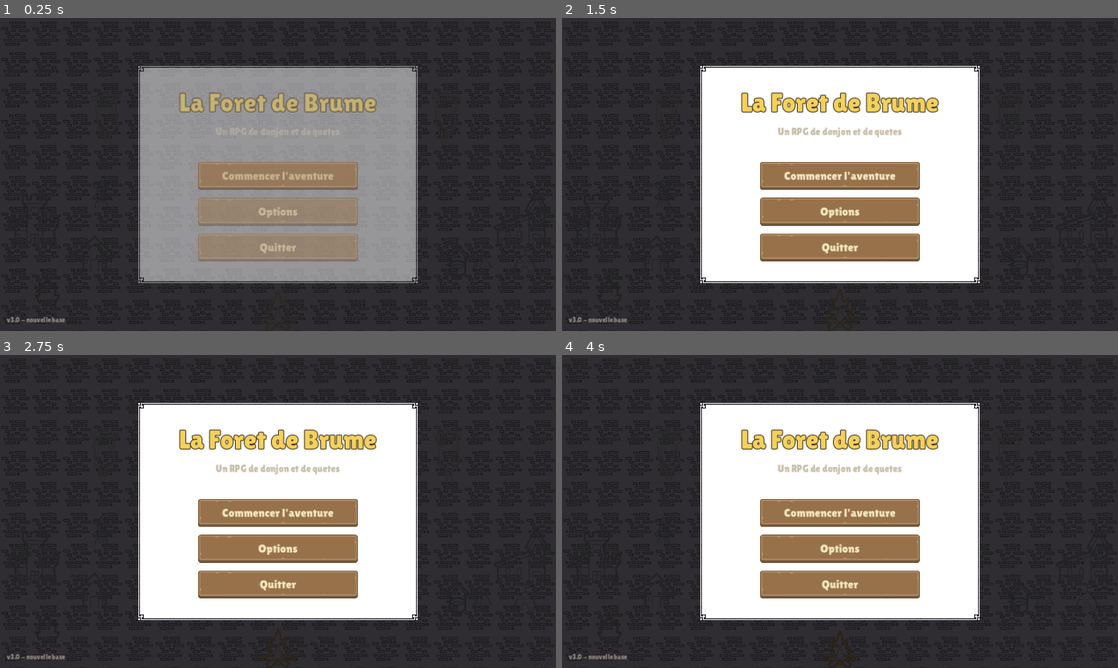
Above: before the commit, frames 1-4 (two rows, left to right).
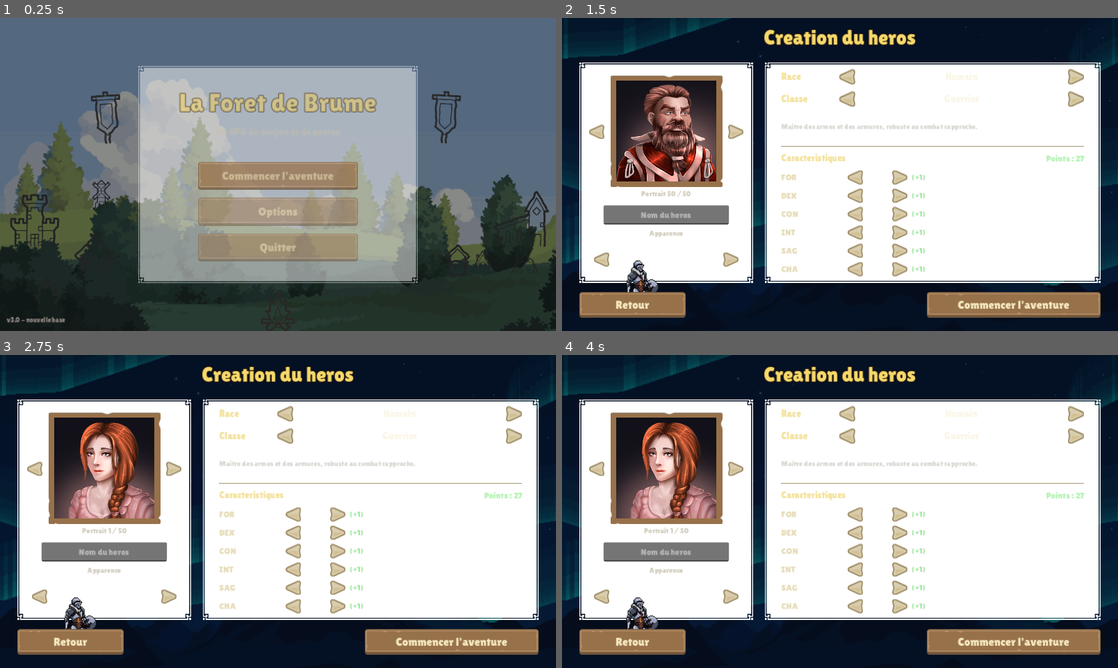
Above: after the commit, the same moments.

Repository: libertysand1982-png/Sand
Game: Godot game, scene res://scenes/MainMenu.tscn
Two runs of this game, one before a commit and one after it. Both use one fixed random seed, a clock stepped at 60 frames per second and the inputs below.
Inputs (mouse positions are in pixels of both pictures, inside the frame that each line leads up to):
- Up to frame 1 (0.25 s): no input
- Up to frame 2 (1.5 s): click "Commencer l'aventure" at 0.5 s; click (595, 130) at 1.27 s
- Up to frame 3 (2.75 s): click (172, 467) at 2.02 s
- Up to frame 4 (4 s): click (600, 596) at 2.77 s; click (728, 596) at 3.52 s

The runs differ from the first frame. In frame 1, 62% of the frame differs, in the area x 0-100%, y 0-100%; in frame 2, 77%; in frame 3, 78%; in frame 4, 78%.

Commit message:
Background foret pour le menu + ecran de creation de personnage D&D
Menu
- Remplace le fond mur de pierre par un decor foret pixel-art (nature_4)
- Vignette adoucie ; "Commencer l'aventure" mene a la creation de personnage

Creation de personnage (CharacterCreation)
- Fond aurore pixel-art, UI Kenney (panneaux, fleches, boutons textures)
- Selection de portrait parmi 50 (fleches, apercu encadre)
- Apercu chevalier anime (sprites Knight idle, 3 variantes)
- Choix de race (6, avec bonus de caracteristiques) et de classe (8, avec description)
- Caracteristiques D&D par achat de points (27 pts, 8-15, table de couts 5e),
  totaux avec bonus racial, compteur de points restants
- Champ nom ; boutons Retour / Commencer ; sons survol+clic
- Autoload CharacterData pour conserver le heros cree

Co-Authored-By: Claude Opus 4.8 <noreply@anthropic.com>
Claude-Session: https://claude.ai/code/session_01TLGVXnnqbKy8wnyLpkQH7c

Diff:
--- a/foret_de_brume/project.godot
+++ b/foret_de_brume/project.godot
@@ -14,6 +14,7 @@
 [autoload]
 
 Audio="*res://scripts/Audio.gd"
+CharacterData="*res://scripts/CharacterData.gd"
 
 [display]
 
--- /dev/null
+++ b/foret_de_brume/scenes/CharacterCreation.tscn
@@ -0,0 +1,320 @@
+[gd_scene load_steps=8 format=3 uid="uid://foretcreation01"]
+
+[ext_resource type="Script" path="res://scripts/CharacterCreation.gd" id="1_crea"]
+[ext_resource type="Texture2D" path="res://assets/bg/nature_aurora.png" id="2_bg"]
+[ext_resource type="Texture2D" path="res://assets/ui/panel.png" id="3_panel"]
+[ext_resource type="Texture2D" path="res://assets/ui/panelInset_brown.png" id="4_inset"]
+[ext_resource type="Texture2D" path="res://assets/ui/arrowBeige_left.png" id="5_aleft"]
+[ext_resource type="Texture2D" path="res://assets/ui/arrowBeige_right.png" id="6_aright"]
+[ext_resource type="FontFile" path="res://assets/fonts/lilita_one_regular.ttf" id="7_font"]
+
+[node name="CharacterCreation" type="Control"]
+layout_mode = 3
+anchors_preset = 15
+anchor_right = 1.0
+anchor_bottom = 1.0
+script = ExtResource("1_crea")
+
+[node name="Fond" type="TextureRect" parent="."]
+layout_mode = 1
+anchors_preset = 15
+anchor_right = 1.0
+anchor_bottom = 1.0
+texture = ExtResource("2_bg")
+stretch_mode = 0
+modulate = Color(0.72, 0.74, 0.85, 1)
+
+[node name="Voile" type="ColorRect" parent="."]
+layout_mode = 1
+anchors_preset = 15
+anchor_right = 1.0
+anchor_bottom = 1.0
+color = Color(0.03, 0.03, 0.07, 0.5)
+
+[node name="Titre" type="Label" parent="."]
+layout_mode = 1
+anchor_right = 1.0
+offset_top = 16.0
+offset_bottom = 78.0
+theme_override_colors/font_color = Color(0.96, 0.85, 0.42, 1)
+theme_override_colors/font_outline_color = Color(0.15, 0.09, 0.04, 1)
+theme_override_constants/outline_size = 6
+theme_override_fonts/font = ExtResource("7_font")
+theme_override_font_sizes/font_size = 42
+text = "Creation du heros"
+horizontal_alignment = 1
+
+[node name="PanneauGauche" type="NinePatchRect" parent="."]
+layout_mode = 1
+offset_left = 36.0
+offset_top = 92.0
+offset_right = 396.0
+offset_bottom = 548.0
+texture = ExtResource("3_panel")
+patch_margin_left = 16
+patch_margin_top = 16
+patch_margin_right = 16
+patch_margin_bottom = 16
+
+[node name="CadrePortrait" type="NinePatchRect" parent="PanneauGauche"]
+offset_left = 64.0
+offset_top = 26.0
+offset_right = 296.0
+offset_bottom = 258.0
+texture = ExtResource("4_inset")
+patch_margin_left = 16
+patch_margin_top = 16
+patch_margin_right = 16
+patch_margin_bottom = 16
+
+[node name="Portrait" type="TextureRect" parent="PanneauGauche/CadrePortrait"]
+layout_mode = 1
+anchors_preset = 15
+anchor_right = 1.0
+anchor_bottom = 1.0
+offset_left = 12.0
+offset_top = 12.0
+offset_right = -12.0
+offset_bottom = -12.0
+expand_mode = 1
+stretch_mode = 5
+
+[node name="FlechePortraitG" type="TextureButton" parent="PanneauGauche"]
+offset_left = 20.0
+offset_top = 128.0
+offset_right = 52.0
+offset_bottom = 160.0
+texture_normal = ExtResource("5_aleft")
+ignore_texture_size = true
+stretch_mode = 5
+
+[node name="FlechePortraitD" type="TextureButton" parent="PanneauGauche"]
+offset_left = 308.0
+offset_top = 128.0
+offset_right = 340.0
+offset_bottom = 160.0
+texture_normal = ExtResource("6_aright")
+ignore_texture_size = true
+stretch_mode = 5
+
+[node name="LabelPortrait" type="Label" parent="PanneauGauche"]
+offset_left = 64.0
+offset_top = 262.0
+offset_right = 296.0
+offset_bottom = 286.0
+theme_override_colors/font_color = Color(0.82, 0.8, 0.74, 1)
+theme_override_font_sizes/font_size = 15
+text = "Portrait 1 / 50"
+horizontal_alignment = 1
+
+[node name="ChampNom" type="LineEdit" parent="PanneauGauche"]
+offset_left = 50.0
+offset_top = 296.0
+offset_right = 310.0
+offset_bottom = 336.0
+theme_override_font_sizes/font_size = 18
+placeholder_text = "Nom du heros"
+alignment = 1
+max_length = 18
+
+[node name="LabelApparence" type="Label" parent="PanneauGauche"]
+offset_left = 64.0
+offset_top = 344.0
+offset_right = 296.0
+offset_bottom = 366.0
+theme_override_colors/font_color = Color(0.82, 0.8, 0.74, 1)
+theme_override_font_sizes/font_size = 15
+text = "Apparence"
+horizontal_alignment = 1
+
+[node name="Chevalier" type="Sprite2D" parent="PanneauGauche"]
+position = Vector2(180, 410)
+scale = Vector2(1.7, 1.7)
+hframes = 4
+
+[node name="FlecheChevalierG" type="TextureButton" parent="PanneauGauche"]
+offset_left = 30.0
+offset_top = 392.0
+offset_right = 62.0
+offset_bottom = 424.0
+texture_normal = ExtResource("5_aleft")
+ignore_texture_size = true
+stretch_mode = 5
+
+[node name="FlecheChevalierD" type="TextureButton" parent="PanneauGauche"]
+offset_left = 298.0
+offset_top = 392.0
+offset_right = 330.0
+offset_bottom = 424.0
+texture_normal = ExtResource("6_aright")
+ignore_texture_size = true
+stretch_mode = 5
+
+[node name="PanneauDroit" type="NinePatchRect" parent="."]
+layout_mode = 1
+offset_left = 420.0
+offset_top = 92.0
+offset_right = 1116.0
+offset_bottom = 548.0
+texture = ExtResource("3_panel")
+patch_margin_left = 16
+patch_margin_top = 16
+patch_margin_right = 16
+patch_margin_bottom = 16
+
+[node name="Marges" type="MarginContainer" parent="PanneauDroit"]
+layout_mode = 1
+anchors_preset = 15
+anchor_right = 1.0
+anchor_bottom = 1.0
+theme_override_constants/margin_left = 34
+theme_override_constants/margin_top = 26
+theme_override_constants/margin_right = 34
+theme_override_constants/margin_bottom = 26
+
+[node name="Colonne" type="VBoxContainer" parent="PanneauDroit/Marges"]
+layout_mode = 2
+theme_override_constants/separation = 12
+
+[node name="LigneRace" type="HBoxContainer" parent="PanneauDroit/Marges/Colonne"]
+layout_mode = 2
+theme_override_constants/separation = 10
+
+[node name="Etiquette" type="Label" parent="PanneauDroit/Marges/Colonne/LigneRace"]
+custom_minimum_size = Vector2(110, 0)
+layout_mode = 2
+theme_override_colors/font_color = Color(0.95, 0.88, 0.6, 1)
+theme_override_font_sizes/font_size = 20
+text = "Race"
+vertical_alignment = 1
+
+[node name="FlecheG" type="TextureButton" parent="PanneauDroit/Marges/Colonne/LigneRace"]
+custom_minimum_size = Vector2(34, 34)
+layout_mode = 2
+size_flags_vertical = 4
+texture_normal = ExtResource("5_aleft")
+ignore_texture_size = true
+stretch_mode = 5
+
+[node name="Valeur" type="Label" parent="PanneauDroit/Marges/Colonne/LigneRace"]
+layout_mode = 2
+size_flags_horizontal = 3
+theme_override_colors/font_color = Color(0.98, 0.96, 0.9, 1)
+theme_override_font_sizes/font_size = 20
+text = "Humain"
+horizontal_alignment = 1
+vertical_alignment = 1
+
+[node name="FlecheD" type="TextureButton" parent="PanneauDroit/Marges/Colonne/LigneRace"]
+custom_minimum_size = Vector2(34, 34)
+layout_mode = 2
+size_flags_vertical = 4
+texture_normal = ExtResource("6_aright")
+ignore_texture_size = true
+stretch_mode = 5
+
+[node name="LigneClasse" type="HBoxContainer" parent="PanneauDroit/Marges/Colonne"]
+layout_mode = 2
+theme_override_constants/separation = 10
+
+[node name="Etiquette" type="Label" parent="PanneauDroit/Marges/Colonne/LigneClasse"]
+custom_minimum_size = Vector2(110, 0)
+layout_mode = 2
+theme_override_colors/font_color = Color(0.95, 0.88, 0.6, 1)
+theme_override_font_sizes/font_size = 20
+text = "Classe"
+vertical_alignment = 1
+
+[node name="FlecheG" type="TextureButton" parent="PanneauDroit/Marges/Colonne/LigneClasse"]
+custom_minimum_size = Vector2(34, 34)
+layout_mode = 2
+size_flags_vertical = 4
+texture_normal = ExtResource("5_aleft")
+ignore_texture_size = true
+stretch_mode = 5
+
+[node name="Valeur" type="Label" parent="PanneauDroit/Marges/Colonne/LigneClasse"]
+layout_mode = 2
+size_flags_horizontal = 3
+theme_override_colors/font_color = Color(0.98, 0.96, 0.9, 1)
+theme_override_font_sizes/font_size = 20
+text = "Guerrier"
+horizontal_alignment = 1
+vertical_alignment = 1
+
+[node name="FlecheD" type="TextureButton" parent="PanneauDroit/Marges/Colonne/LigneClasse"]
+custom_minimum_size = Vector2(34, 34)
+layout_mode = 2
+size_flags_vertical = 4
+texture_normal = ExtResource("6_aright")
+ignore_texture_size = true
+stretch_mode = 5
+
+[node name="DescriptionClasse" type="Label" parent="PanneauDroit/Marges/Colonne"]
+custom_minimum_size = Vector2(0, 56)
+layout_mode = 2
+theme_override_colors/font_color = Color(0.84, 0.84, 0.82, 1)
+theme_override_font_sizes/font_size = 15
+text = "Description"
+autowrap_mode = 3
+vertical_alignment = 1
+
+[node name="Separateur" type="ColorRect" parent="PanneauDroit/Marges/Colonne"]
+custom_minimum_size = Vector2(0, 2)
+layout_mode = 2
+color = Color(0.5, 0.42, 0.24, 0.7)
+
+[node name="EnteteStats" type="HBoxContainer" parent="PanneauDroit/Marges/Colonne"]
+layout_mode = 2
+
+[node name="Titre" type="Label" parent="PanneauDroit/Marges/Colonne/EnteteStats"]
+layout_mode = 2
+size_flags_horizontal = 3
+theme_override_colors/font_color = Color(0.95, 0.88, 0.6, 1)
+theme_override_font_sizes/font_size = 19
+text = "Caracteristiques"
+
+[node name="Points" type="Label" parent="PanneauDroit/Marges/Colonne/EnteteStats"]
+layout_mode = 2
+theme_override_colors/font_color = Color(0.7, 0.95, 0.7, 1)
+theme_override_font_sizes/font_size = 18
+text = "Points : 27"
+
+[node name="ListeStats" type="VBoxContainer" parent="PanneauDroit/Marges/Colonne"]
+layout_mode = 2
+theme_override_constants/separation = 6
+
+[node name="BtnRetour" type="Button" parent="."]
+custom_minimum_size = Vector2(220, 52)
+offset_left = 36.0
+offset_top = 568.0
+offset_right = 256.0
+offset_bottom = 620.0
+text = "Retour"
+
+[node name="BtnValider" type="Button" parent="."]
+custom_minimum_size = Vector2(360, 52)
+offset_left = 756.0
+offset_top = 568.0
+offset_right = 1116.0
+offset_bottom = 620.0
+text = "Commencer l'aventure"
+
+[node name="Message" type="Label" parent="."]
+layout_mode = 1
+anchor_left = 0.5
+anchor_top = 0.5
+anchor_right = 0.5
+anchor_bottom = 0.5
+offset_left = -300.0
+offset_top = -30.0
+offset_right = 300.0
+offset_bottom = 30.0
+theme_override_colors/font_color = Color(0.7, 0.95, 0.7, 1)
+theme_override_colors/font_outline_color = Color(0.05, 0.1, 0.05, 1)
+theme_override_constants/outline_size = 8
+theme_override_fonts/font = ExtResource("7_font")
+theme_override_font_sizes/font_size = 30
+text = ""
+horizontal_alignment = 1
+vertical_alignment = 1
--- a/foret_de_brume/scenes/MainMenu.tscn
+++ b/foret_de_brume/scenes/MainMenu.tscn
@@ -1,7 +1,7 @@
 [gd_scene load_steps=16 format=3 uid="uid://foretmenu01"]
 
 [ext_resource type="Script" path="res://scripts/MainMenu.gd" id="1_menu"]
-[ext_resource type="Texture2D" path="res://assets/bg/textureBricks.png" id="2_bricks"]
+[ext_resource type="Texture2D" path="res://assets/bg/nature_forest.png" id="2_bricks"]
 [ext_resource type="Texture2D" path="res://assets/ui/panel.png" id="3_panel"]
 [ext_resource type="FontFile" path="res://assets/fonts/lilita_one_regular.ttf" id="4_font"]
 [ext_resource type="Texture2D" path="res://assets/decor/castle.png" id="5_castle"]
@@ -28,15 +28,15 @@
 anchor_right = 1.0
 anchor_bottom = 1.0
 texture = ExtResource("2_bricks")
-stretch_mode = 1
-modulate = Color(0.34, 0.3, 0.27, 1)
+stretch_mode = 0
+modulate = Color(0.82, 0.82, 0.9, 1)
 
 [node name="Vignette" type="ColorRect" parent="."]
 layout_mode = 1
 anchors_preset = 15
 anchor_right = 1.0
 anchor_bottom = 1.0
-color = Color(0.04, 0.03, 0.06, 0.45)
+color = Color(0.04, 0.03, 0.08, 0.32)
 
 [node name="Decor" type="Control" parent="."]
 layout_mode = 1
--- /dev/null
+++ b/foret_de_brume/scripts/CharacterCreation.gd
@@ -0,0 +1,272 @@
+extends Control
+## Ecran de creation de personnage facon D&D.
+## Portrait, race, classe, caracteristiques (achat par points), apercu chevalier.
+
+const TEX_MOINS := preload("res://assets/ui/arrowBeige_left.png")
+const TEX_PLUS := preload("res://assets/ui/arrowBeige_right.png")
+
+const NB_PORTRAITS := 50
+const KNIGHTS := [
+	"res://assets/knights/knight1_idle.png",
+	"res://assets/knights/knight2_idle.png",
+	"res://assets/knights/knight3_idle.png",
+]
+
+# Achat par points facon D&D 5e.
+const POINTS_MAX := 27
+const COUT := {8: 0, 9: 1, 10: 2, 11: 3, 12: 4, 13: 5, 14: 7, 15: 9}
+
+const STAT_ORDRE := ["Force", "Dexterite", "Constitution", "Intelligence", "Sagesse", "Charisme"]
+const ABBR := {
+	"Force": "FOR", "Dexterite": "DEX", "Constitution": "CON",
+	"Intelligence": "INT", "Sagesse": "SAG", "Charisme": "CHA",
+}
+
+const RACES := [
+	{"nom": "Humain", "bonus": {"Force": 1, "Dexterite": 1, "Constitution": 1, "Intelligence": 1, "Sagesse": 1, "Charisme": 1}},
+	{"nom": "Elfe", "bonus": {"Dexterite": 2, "Intelligence": 1}},
+	{"nom": "Nain", "bonus": {"Constitution": 2, "Force": 1}},
+	{"nom": "Halfelin", "bonus": {"Dexterite": 2, "Charisme": 1}},
+	{"nom": "Demi-Orc", "bonus": {"Force": 2, "Constitution": 1}},
+	{"nom": "Tieffelin", "bonus": {"Charisme": 2, "Intelligence": 1}},
+]
+
+const CLASSES := [
+	{"nom": "Guerrier", "desc": "Maitre des armes et des armures, robuste au combat rapproche."},
+	{"nom": "Mage", "desc": "Manie la magie arcanique et des sortileges devastateurs."},
+	{"nom": "Roublard", "desc": "Furtif et agile, expert en pieges, crochetage et attaques sournoises."},
+	{"nom": "Clerc", "desc": "Servant divin qui soigne ses allies et chatie les impies."},
+	{"nom": "Rodeur", "desc": "Chasseur des terres sauvages, archer et pisteur hors pair."},
+	{"nom": "Paladin", "desc": "Chevalier sacre liant serments, magie et acier beni."},
+	{"nom": "Barde", "desc": "Artiste charismatique melant magie, ruse et inspiration."},
+	{"nom": "Barbare", "desc": "Guerrier farouche puisant sa force dans une rage primale."},
+]
+
+var _portrait_idx := 1
+var _knight_idx := 0
+var _race_idx := 0
+var _classe_idx := 0
+var _base := {}              # caracteristique -> valeur de base (8..15)
+var _labels_valeur := {}     # caracteristique -> Label (total affiche)
+var _labels_bonus := {}      # caracteristique -> Label (bonus racial)
+
+var _anim_t := 0.0
+
+@onready var _portrait: TextureRect = $PanneauGauche/CadrePortrait/Portrait
+@onready var _label_portrait: Label = $PanneauGauche/LabelPortrait
+@onready var _champ_nom: LineEdit = $PanneauGauche/ChampNom
+@onready var _chevalier: Sprite2D = $PanneauGauche/Chevalier
+@onready var _val_race: Label = $PanneauDroit/Marges/Colonne/LigneRace/Valeur
+@onready var _val_classe: Label = $PanneauDroit/Marges/Colonne/LigneClasse/Valeur
+@onready var _desc_classe: Label = $PanneauDroit/Marges/Colonne/DescriptionClasse
+@onready var _label_points: Label = $PanneauDroit/Marges/Colonne/EnteteStats/Points
+@onready var _liste_stats: VBoxContainer = $PanneauDroit/Marges/Colonne/ListeStats
+@onready var _message: Label = $Message
+
+
+func _ready() -> void:
+	for s in STAT_ORDRE:
+		_base[s] = 8
+
+	_construire_lignes_stats()
+
+	# Connexions des fleches portrait / chevalier.
+	$PanneauGauche/FlechePortraitG.pressed.connect(func(): _changer_portrait(-1))
+	$PanneauGauche/FlechePortraitD.pressed.connect(func(): _changer_portrait(1))
+	$PanneauGauche/FlecheChevalierG.pressed.connect(func(): _changer_chevalier(-1))
+	$PanneauGauche/FlecheChevalierD.pressed.connect(func(): _changer_chevalier(1))
+
+	# Race / classe.
+	$PanneauDroit/Marges/Colonne/LigneRace/FlecheG.pressed.connect(func(): _changer_race(-1))
+	$PanneauDroit/Marges/Colonne/LigneRace/FlecheD.pressed.connect(func(): _changer_race(1))
+	$PanneauDroit/Marges/Colonne/LigneClasse/FlecheG.pressed.connect(func(): _changer_classe(-1))
+	$PanneauDroit/Marges/Colonne/LigneClasse/FlecheD.pressed.connect(func(): _changer_classe(1))
+
+	# Boutons bas.
+	$BtnRetour.pressed.connect(_on_retour)
+	$BtnValider.pressed.connect(_on_valider)
+	for b in [$BtnRetour, $BtnValider]:
+		b.mouse_entered.connect(Audio.play_hover)
+
+	_maj_portrait()
+	_maj_chevalier()
+	_maj_race()
+	_maj_classe()
+	_maj_stats()
+
+
+func _process(delta: float) -> void:
+	# Animation idle du chevalier (4 images).
+	_anim_t += delta
+	if _anim_t >= 0.18:
+		_anim_t = 0.0
+		_chevalier.frame = (_chevalier.frame + 1) % 4
+
+
+# --- Construction des lignes de caracteristiques ---------------------------
+
+func _construire_lignes_stats() -> void:
+	for s in STAT_ORDRE:
+		var ligne := HBoxContainer.new()
+		ligne.add_theme_constant_override("separation", 8)
+
+		var nom := Label.new()
+		nom.text = ABBR[s]
+		nom.custom_minimum_size = Vector2(130, 0)
+		nom.add_theme_font_size_override("font_size", 18)
+		nom.add_theme_color_override("font_color", Color(0.9, 0.86, 0.72))
+		nom.vertical_alignment = VERTICAL_ALIGNMENT_CENTER
+		ligne.add_child(nom)
+
+		var moins := _fleche(TEX_MOINS)
+		moins.pressed.connect(_modifier_stat.bind(s, -1))
+		ligne.add_child(moins)
+
+		var valeur := Label.new()
+		valeur.custom_minimum_size = Vector2(44, 0)
+		valeur.add_theme_font_size_override("font_size", 20)
+		valeur.add_theme_color_override("font_color", Color(1, 1, 1))
+		valeur.horizontal_alignment = HORIZONTAL_ALIGNMENT_CENTER
+		valeur.vertical_alignment = VERTICAL_ALIGNMENT_CENTER
+		ligne.add_child(valeur)
+		_labels_valeur[s] = valeur
+
+		var plus := _fleche(TEX_PLUS)
+		plus.pressed.connect(_modifier_stat.bind(s, 1))
+		ligne.add_child(plus)
+
+		var bonus := Label.new()
+		bonus.custom_minimum_size = Vector2(70, 0)
+		bonus.add_theme_font_size_override("font_size", 15)
+		bonus.add_theme_color_override("font_color", Color(0.6, 0.9, 0.6))
+		bonus.vertical_alignment = VERTICAL_ALIGNMENT_CENTER
+		ligne.add_child(bonus)
+		_labels_bonus[s] = bonus
+
+		_liste_stats.add_child(ligne)
+
+
+func _fleche(tex: Texture2D) -> TextureButton:
+	var b := TextureButton.new()
+	b.texture_normal = tex
+	b.ignore_texture_size = true
+	b.stretch_mode = TextureButton.STRETCH_KEEP_ASPECT_CENTERED
+	b.custom_minimum_size = Vector2(32, 32)
+	b.size_flags_vertical = Control.SIZE_SHRINK_CENTER
+	return b
+
+
+# --- Logique des caracteristiques ------------------------------------------
+
+func _modifier_stat(stat: String, sens: int) -> void:
+	var v: int = _base[stat]
+	if sens > 0:
+		if v >= 15:
+			return
+		var cout: int = COUT[v + 1] - COUT[v]
+		if _points_restants() < cout:
+			return
+		_base[stat] = v + 1
+	else:
+		if v <= 8:
+			return
+		_base[stat] = v - 1
+	Audio.play_click()
+	_maj_stats()
+
+
+func _points_restants() -> int:
+	var utilises := 0
+	for s in STAT_ORDRE:
+		utilises += COUT[_base[s]]
+	return POINTS_MAX - utilises
+
+
+func _bonus_race() -> Dictionary:
+	return RACES[_race_idx]["bonus"]
+
+
+func _maj_stats() -> void:
+	var bonus := _bonus_race()
+	for s in STAT_ORDRE:
+		var b: int = bonus.get(s, 0)
+		var total: int = _base[s] + b
+		_labels_valeur[s].text = str(total)
+		_labels_bonus[s].text = "(+%d)" % b if b > 0 else ""
+	var reste := _points_restants()
+	_label_points.text = "Points : %d" % reste
+	_label_points.add_theme_color_override(
+		"font_color", Color(0.7, 0.95, 0.7) if reste > 0 else Color(0.95, 0.85, 0.5))
+
+
+# --- Portrait / chevalier / race / classe ----------------------------------
+
+func _changer_portrait(sens: int) -> void:
+	_portrait_idx = wrapi(_portrait_idx - 1 + sens, 0, NB_PORTRAITS) + 1
+	Audio.play_hover()
+	_maj_portrait()
+
+
+func _maj_portrait() -> void:
+	_portrait.texture = load("res://assets/portraits/%d.png" % _portrait_idx)
+	_label_portrait.text = "Portrait %d / %d" % [_portrait_idx, NB_PORTRAITS]
+
+
+func _changer_chevalier(sens: int) -> void:
+	_knight_idx = wrapi(_knight_idx + sens, 0, KNIGHTS.size())
+	Audio.play_hover()
+	_maj_chevalier()
+
+
+func _maj_chevalier() -> void:
+	_chevalier.texture = load(KNIGHTS[_knight_idx])
+	_chevalier.hframes = 4
+	_chevalier.frame = 0
+
+
+func _changer_race(sens: int) -> void:
+	_race_idx = wrapi(_race_idx + sens, 0, RACES.size())
+	Audio.play_click()
+	_maj_race()
+	_maj_stats()
+
+
+func _maj_race() -> void:
+	_val_race.text = RACES[_race_idx]["nom"]
+
+
+func _changer_classe(sens: int) -> void:
+	_classe_idx = wrapi(_classe_idx + sens, 0, CLASSES.size())
+	Audio.play_click()
+	_maj_classe()
+
+
+func _maj_classe() -> void:
+	_val_classe.text = CLASSES[_classe_idx]["nom"]
+	_desc_classe.text = CLASSES[_classe_idx]["desc"]
+
+
+# --- Validation / retour ---------------------------------------------------
+
+func _on_retour() -> void:
+	Audio.play_click()
+	get_tree().change_scene_to_file("res://scenes/MainMenu.tscn")
+
+
+func _on_valider() -> void:
+	Audio.play_click()
+
+	var nom := _champ_nom.text.strip_edges()
+	CharacterData.nom = nom if nom != "" else "Heros sans nom"
+	CharacterData.race_index = _race_idx
+	CharacterData.classe_index = _classe_idx
+	CharacterData.portrait_index = _portrait_idx
+	CharacterData.chevalier_index = _knight_idx
+	var bonus := _bonus_race()
+	for s in STAT_ORDRE:
+		CharacterData.stats[s] = _base[s] + bonus.get(s, 0)
+
+	_message.text = "%s, %s %s, est pret !" % [
+		CharacterData.nom, RACES[_race_idx]["nom"], CLASSES[_classe_idx]["nom"]]
+	$BtnValider.disabled = true
+	print("Personnage cree : ", CharacterData.resume(), " | stats=", CharacterData.stats)
--- /dev/null
+++ b/foret_de_brume/scripts/CharacterData.gd
@@ -0,0 +1,33 @@
+extends Node
+## Donnees du personnage joueur (autoload).
+## Conserve le heros cree a l'ecran de creation pour la suite du jeu.
+
+var nom: String = "Heros"
+var race_index: int = 0
+var classe_index: int = 0
+var portrait_index: int = 1
+var chevalier_index: int = 0
+
+# Caracteristiques D&D : FOR, DEX, CON, INT, SAG, CHA
+var stats: Dictionary = {
+	"Force": 8,
+	"Dexterite": 8,
+	"Constitution": 8,
+	"Intelligence": 8,
+	"Sagesse": 8,
+	"Charisme": 8,
+}
+
+
+func reinitialiser() -> void:
+	nom = "Heros"
+	race_index = 0
+	classe_index = 0
+	portrait_index = 1
+	chevalier_index = 0
+	for cle in stats:
+		stats[cle] = 8
+
+
+func resume() -> String:
+	return "%s — race #%d, classe #%d, portrait #%d" % [nom, race_index, classe_index, portrait_index]
--- a/foret_de_brume/scripts/MainMenu.gd
+++ b/foret_de_brume/scripts/MainMenu.gd
@@ -60,9 +60,8 @@
 
 func _on_commencer() -> void:
 	Audio.play_click()
-	# La carte du monde sera ajoutee a la prochaine etape.
-	# get_tree().change_scene_to_file("res://scenes/WorldMap.tscn")
-	print("Commencer l'aventure")
+	await get_tree().create_timer(0.12).timeout
+	get_tree().change_scene_to_file("res://scenes/CharacterCreation.tscn")
 
 
 func _on_options() -> void:
Binary file added: foret_de_brume/assets/bg/nature_aurora.png
Binary file added: foret_de_brume/assets/bg/nature_forest.png
Binary file added: foret_de_brume/assets/knights/knight1_idle.png
Binary file added: foret_de_brume/assets/knights/knight2_idle.png
Binary file added: foret_de_brume/assets/knights/knight3_idle.png
Binary file added: foret_de_brume/assets/portraits/1.png
Binary file added: foret_de_brume/assets/portraits/10.png
Binary file added: foret_de_brume/assets/portraits/11.png
Binary file added: foret_de_brume/assets/portraits/12.png
Binary file added: foret_de_brume/assets/portraits/13.png
Binary file added: foret_de_brume/assets/portraits/14.png
Binary file added: foret_de_brume/assets/portraits/15.png
(and 45 more such lines)
